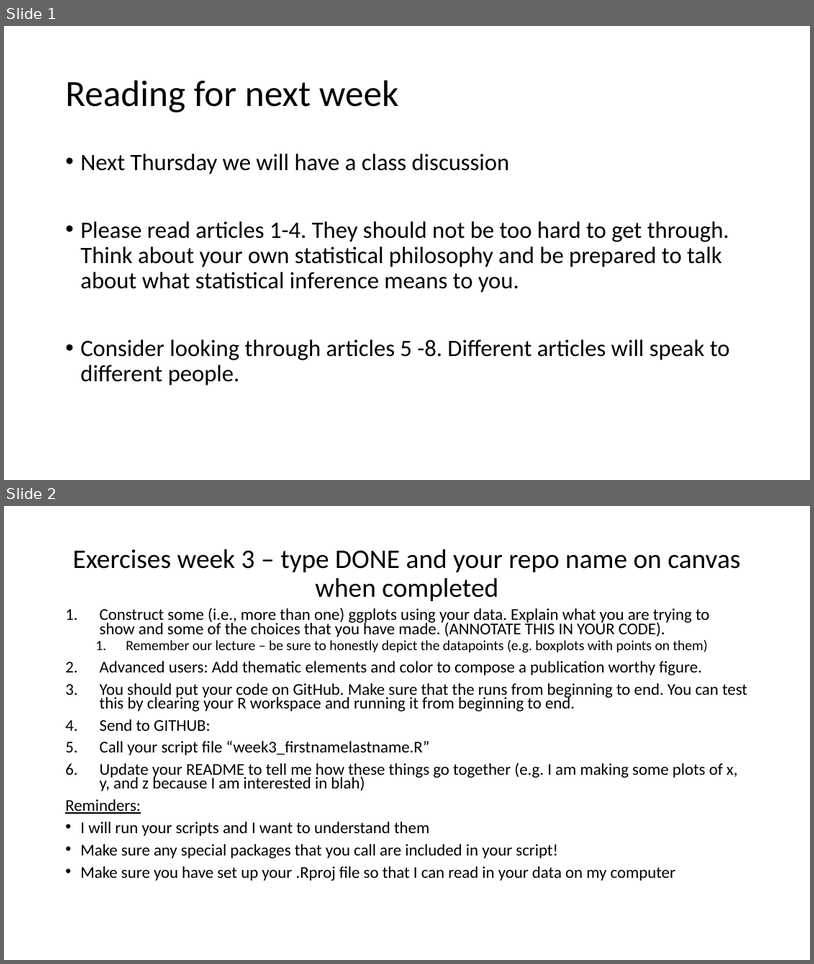
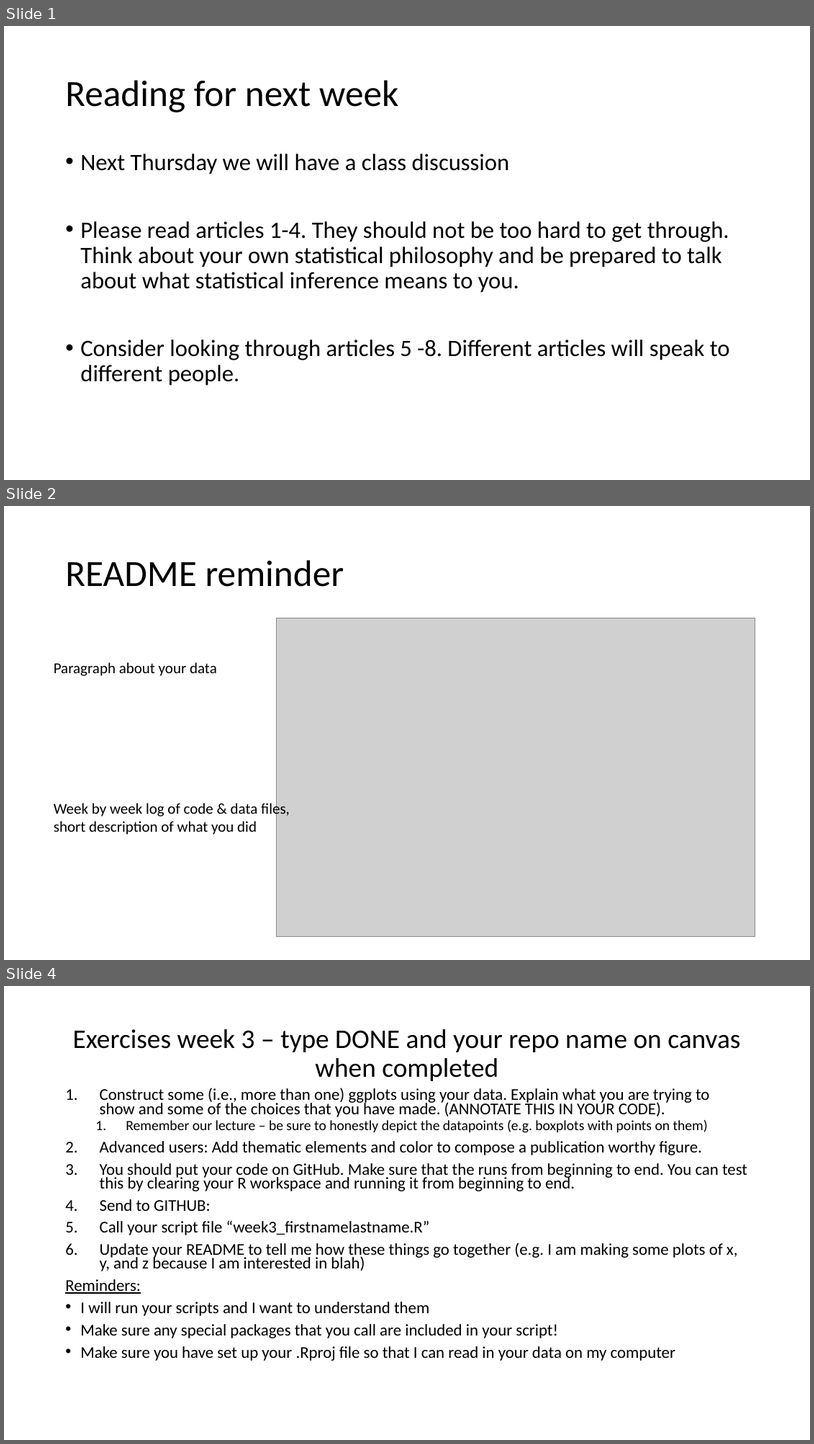
Before and after one commit to VTQuantMethodsEEB/klangwig, a slide deck: lectures/week_3_graphs/ex3_data_visualization.pptx. Shown one above the other, each under a label of ours: slides 1 and 2 before the commit, slides 1, 2 and 4 after it; the slides between them are not shown. The pictures are 814x964 and 814x1444 pixels, drawn with LibreOffice and Linux fonts; fonts in the diff are those of the drawing; grey boxes stand for pictures. Boxes give left, top, right and bottom in pixels: in the first picture for what was removed or moved away, otherwise in the second. Text is boxed around its words. In the diff, an @@ line names an element or a change of style, - is before the commit and + after.

Commit message:
updated week 3

```diff
--- a/lectures/week_3_graphs/ex3_data_visualization.pptx
+++ b/lectures/week_3_graphs/ex3_data_visualization.pptx
@@ slide 2 added at [4,506,810,960], background #FFFFFF @@
@@ title added at [65,560,345,587], 44 pt, text #000000 @@
+README reminder
@@ picture added at [276,618,755,937] @@
@@ text added at [54,662,217,676], 18 pt, text #000000 @@
+Paragraph about your data
@@ text added at [54,800,290,834], 18 pt, text #000000 @@
+Week by week log of code & data files, short description of what you did
@@ what was slide 2 is now slide 4 @@
```
Also in this commit, not shown: 1 other slide added.
